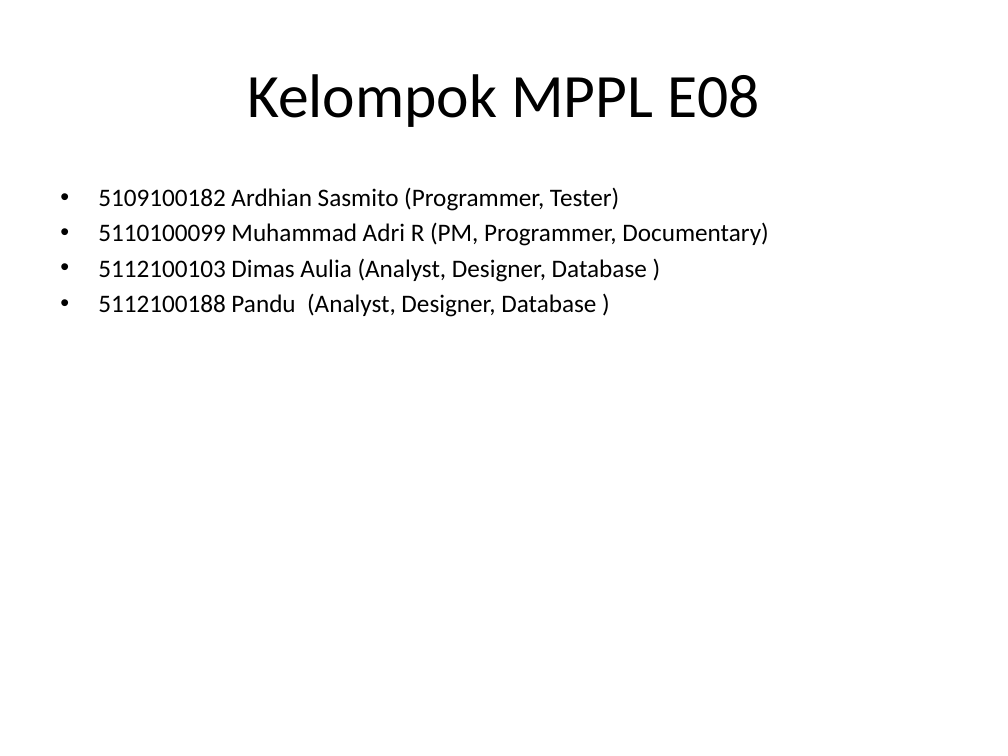
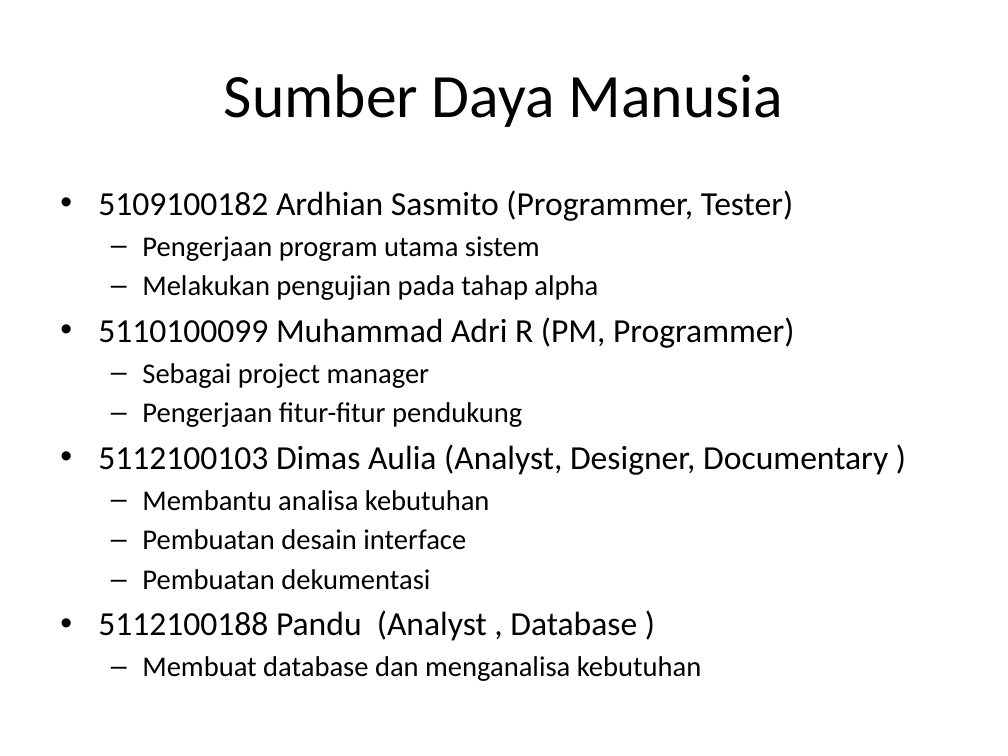
Before and after one commit to panduwcksn/MPPL-D-E08-Elmart, a slide deck: slide 9 of Draft PPT MPPL E.pptx (slide 8 before the commit). Drawn at 1008x756 pixels with LibreOffice and Linux fonts; fonts in the diff are those of the drawing; background and template pictures are left out. Boxes give left, top, right and bottom in pixels: in the first picture for what was removed or moved away, otherwise in the second. Text is boxed around its words. In the diff, an @@ line names an element or a change of style, - is before the commit and + after.

```diff
--- a/Draft PPT MPPL E.pptx
+++ b/Draft PPT MPPL E.pptx
@@ title at [224, 74, 784, 127]: text changed @@
-Kelompok MPPL E08
+Sumber Daya Manusia
@@ text at [98, 190, 793, 221]: size 18 to 24.1 pt in "5109100182 Ardhian Sasmito (Programmer, Tester)"; more space between paragraphs @@
@@ text at [98, 236, 888, 681]: text changed; size 18 to 20.4 pt @@
-• 5110100099 Muhammad Adri R (PM, Programmer, Documentary)
-• 5112100103 Dimas Aulia (Analyst, Designer, Database )
-• 5112100188 Pandu (Analyst, Designer, Database )
+  – Pengerjaan program utama sistem
+  – Melakukan pengujian pada tahap alpha
+• 5110100099 Muhammad Adri R (PM, Programmer)
+  – Sebagai project manager
+  – Pengerjaan fitur-fitur pendukung
+• 5112100103 Dimas Aulia (Analyst, Designer, Documentary )
+  – Membantu analisa kebutuhan
+  – Pembuatan desain interface
+  – Pembuatan dekumentasi
+• 5112100188 Pandu (Analyst , Database )
+  – Membuat database dan menganalisa kebutuhan
```
Also in this commit, not shown: 3 other slides changed, 4 slides added, 1 other file.
